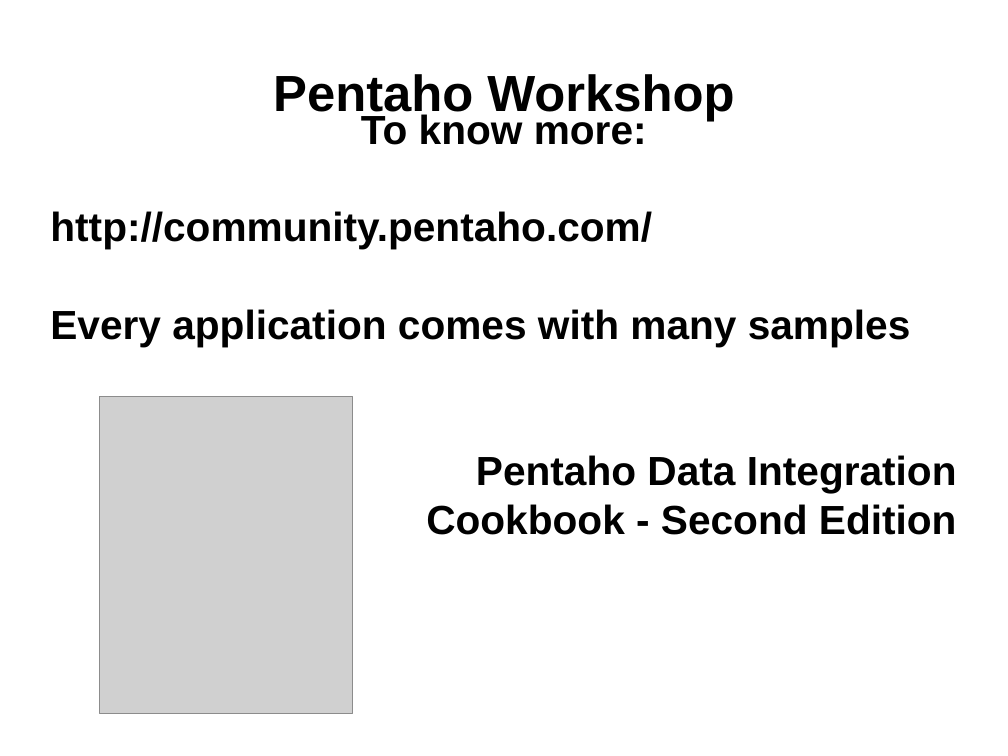
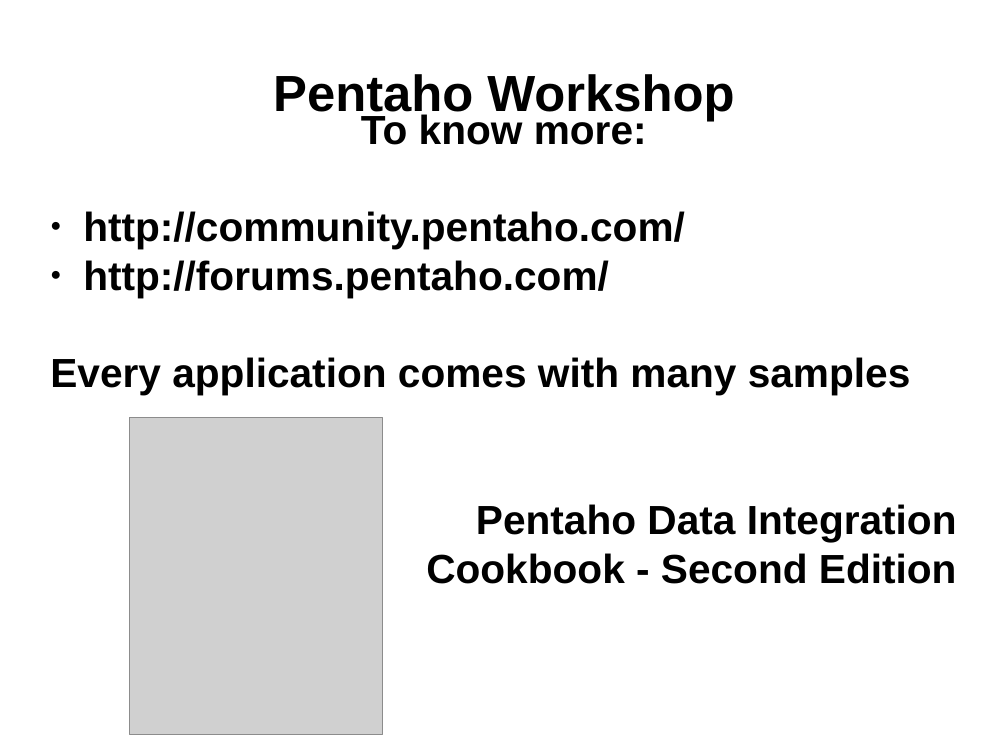
Before and after one commit to juasiepo/pentahoworkshop, a slide deck: slide 16 of Slides/PentahoWorkshopPresentation.odp. Drawn at 1008x756 pixels with LibreOffice and Linux fonts; fonts in the diff are those of the drawing; grey boxes stand for pictures; background and template pictures are left out. Boxes give left, top, right and bottom in pixels: in the first picture for what was removed or moved away, otherwise in the second. Text is boxed around its words. In the diff, an @@ line names an element or a change of style, - is before the commit and + after.

Commit message:
Pentaho's forums link added

```diff
--- a/Slides/PentahoWorkshopPresentation.odp
+++ b/Slides/PentahoWorkshopPresentation.odp
@@ subtitle at (83,211,685,249): bullet none to ● @@
@@ subtitle at (83,260,609,298): paragraph added @@
+● http://forums.pentaho.com/
@@ picture: place and size @@
-picture at (100,396,353,713)
+picture at (130,417,383,735)
```
